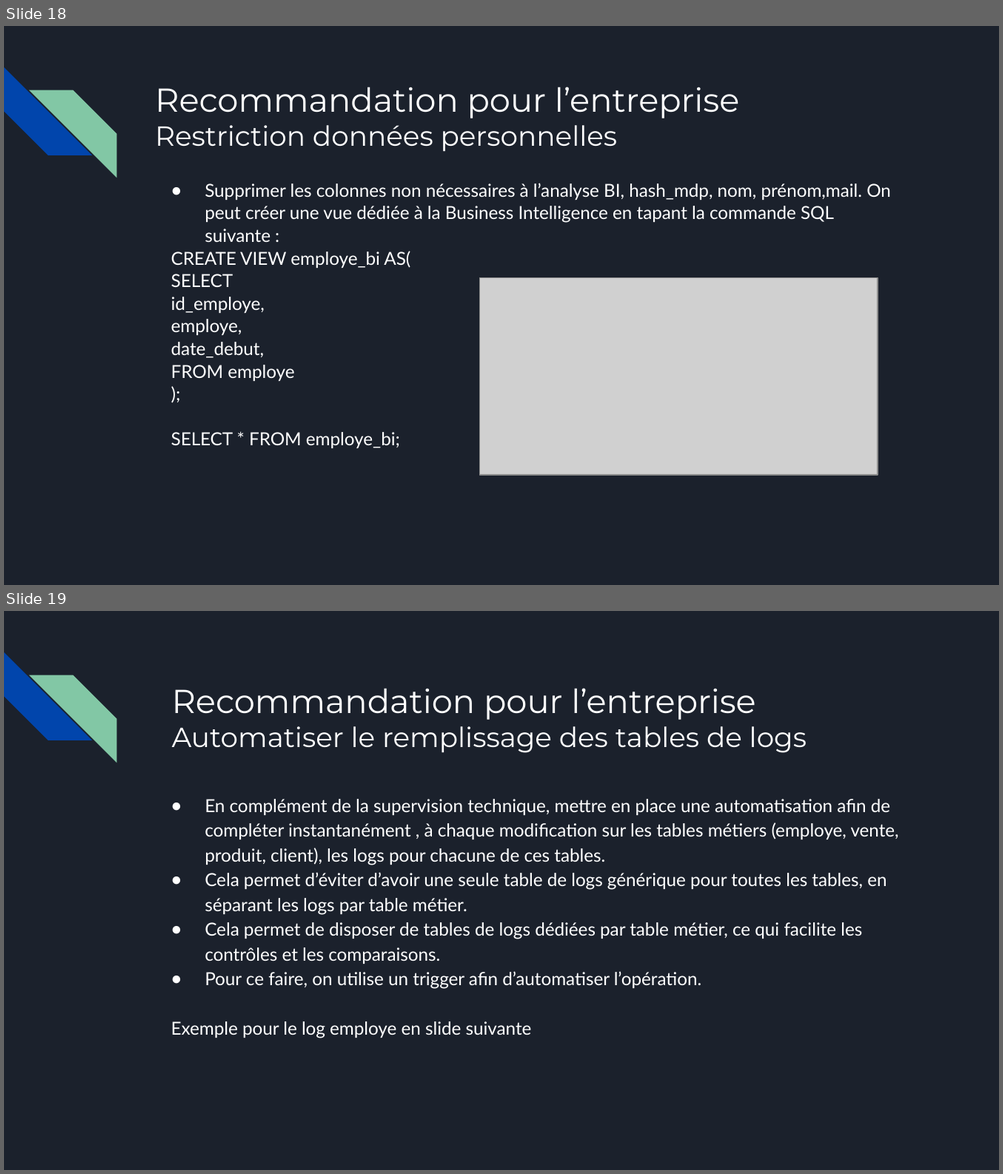
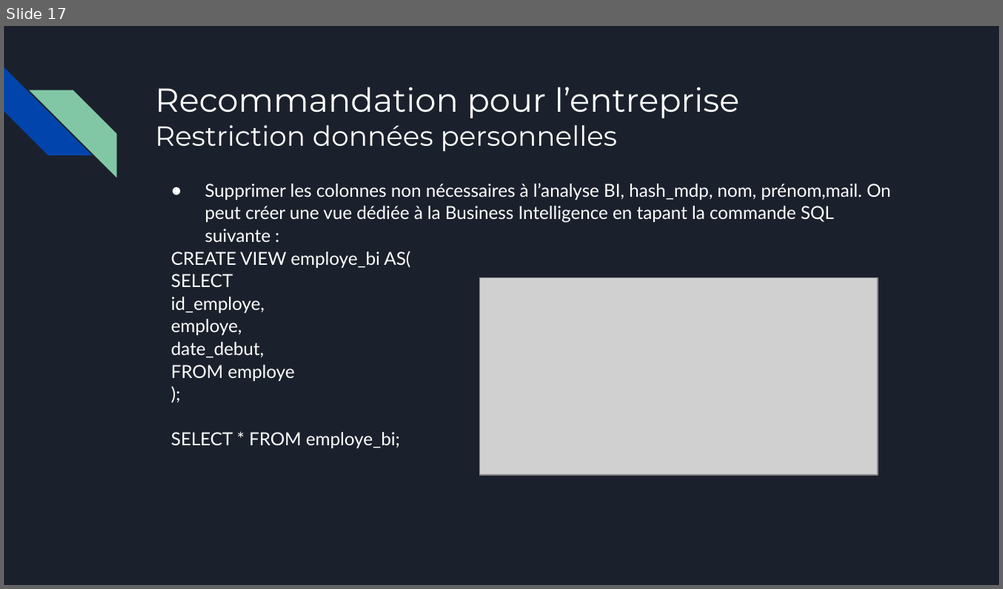
Before and after one commit to Sebules/Project_4_OpenClassrooms_Data_Engineer, a slide deck: presentation_sebastien_ulesie.pptx. Shown one above the other, each under a label of ours: slides 18 and 19 before the commit, slide 17 after it. The pictures are 1003x1174 and 1003x589 pixels, drawn with LibreOffice and Linux fonts; fonts in the diff are those of the drawing; grey boxes stand for pictures. Boxes give left, top, right and bottom in pixels: in the first picture for what was removed or moved away, otherwise in the second. Text is boxed around its words. In the diff, an @@ line names an element or a change of style, - is before the commit and + after.

```diff
--- a/presentation_sebastien_ulesie.pptx
+++ b/presentation_sebastien_ulesie.pptx
@@ slide 19 removed at (4,611,999,1170), background #1B212C; not listed: 2 template elements that a slide beside it also shows @@
@@ text removed at (172,688,806,753) @@
-Recommandation pour l’entreprise
-Automatiser le remplissage des tables de logs
@@ text removed at (171,799,899,1039) @@
-● En complément de la supervision technique, mettre en place une automatisation afin de compléter instantanément , à chaque modification sur les tables métiers (employe, vente, produit, client), les logs pour chacune de ces tables.
-● Cela permet d’éviter d’avoir une seule table de logs générique pour toutes les tables, en séparant les logs par table métier.
-● Cela permet de disposer de tables de logs dédiées par table métier, ce qui facilite les contrôles et les comparaisons.
-● Pour ce faire, on utilise un trigger afin d’automatiser l’opération.
-Exemple pour le log employe en slide suivante
@@ what was slide 18 is now slide 17 @@
```
Also in this commit, not shown: 7 slides changed, 3 other slides removed.
